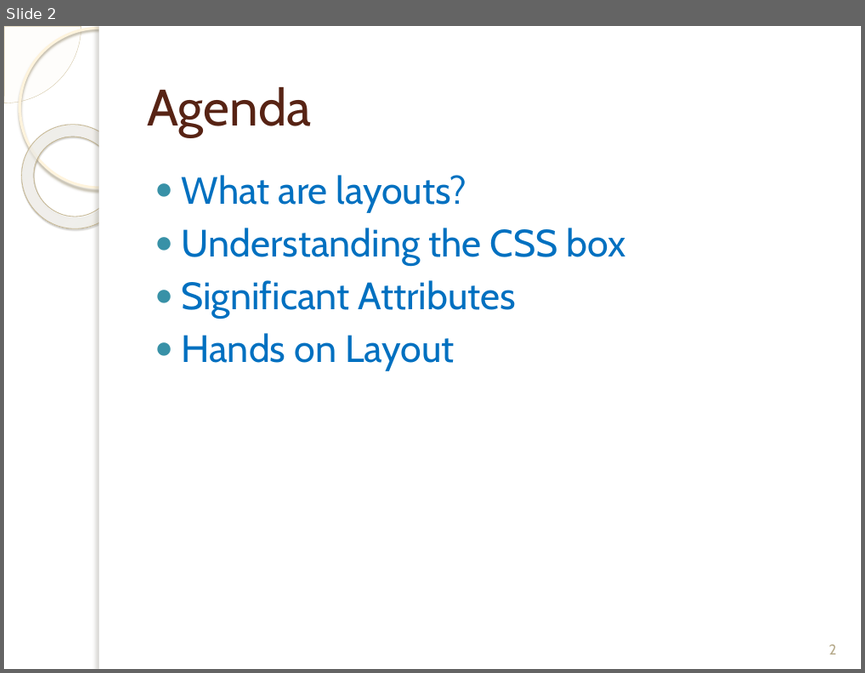
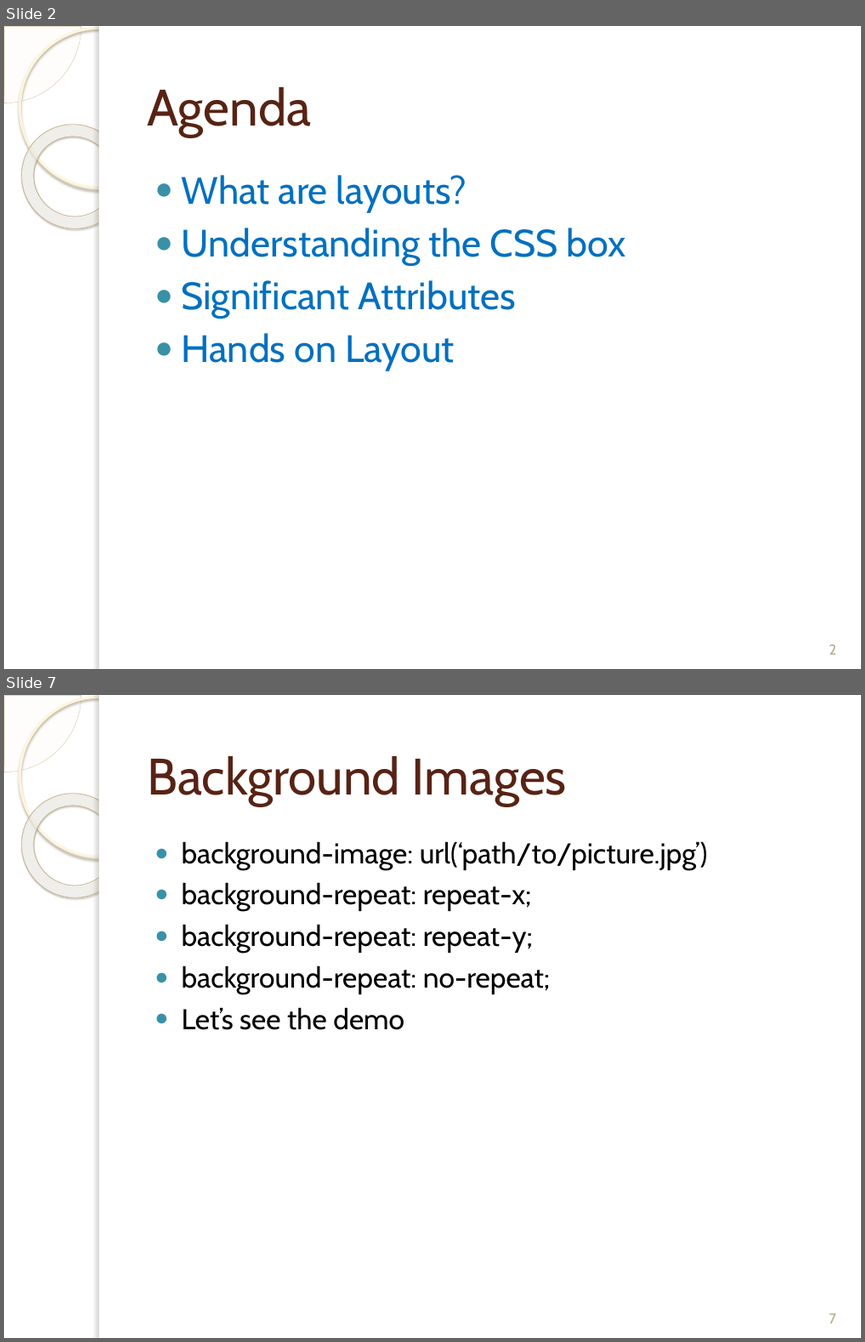
Before and after one commit to fernandozamoraj/html-tuts, a slide deck: Intro to Web Development Part 4 CSS Layouts.pptx. Shown one above the other, each under a label of ours: slide 2 before the commit, slides 2 and 7 after it; the slides between them are not shown. The pictures are 865x673 and 865x1342 pixels, drawn with LibreOffice and Linux fonts; fonts in the diff are those of the drawing; background and template pictures are left out. Boxes give left, top, right and bottom in pixels: in the first picture for what was removed or moved away, otherwise in the second. Text is boxed around its words. In the diff, an @@ line names an element or a change of style, - is before the commit and + after.

```diff
--- a/Intro to Web Development Part 4 CSS Layouts.pptx
+++ b/Intro to Web Development Part 4 CSS Layouts.pptx
@@ slide 7 added at [4, 695, 861, 1338], background picture (left out); not listed: 5 template elements that a slide beside it also shows @@
@@ title added at [147, 756, 567, 805], 43 pt, text #572314 @@
+Background Images
@@ text added at [182, 841, 708, 1030], 24 pt, text #000000 @@
+● background-image: url(‘path/to/picture.jpg’)
+● background-repeat: repeat-x;
+● background-repeat: repeat-y;
+● background-repeat: no-repeat;
+● Let’s see the demo
@@ page number added at [828, 1313, 835, 1323], 12 pt, text #B6A98A @@
+7
```
Also in this commit, not shown: 1 slide changed, 5 other slides added, 9 other files.
